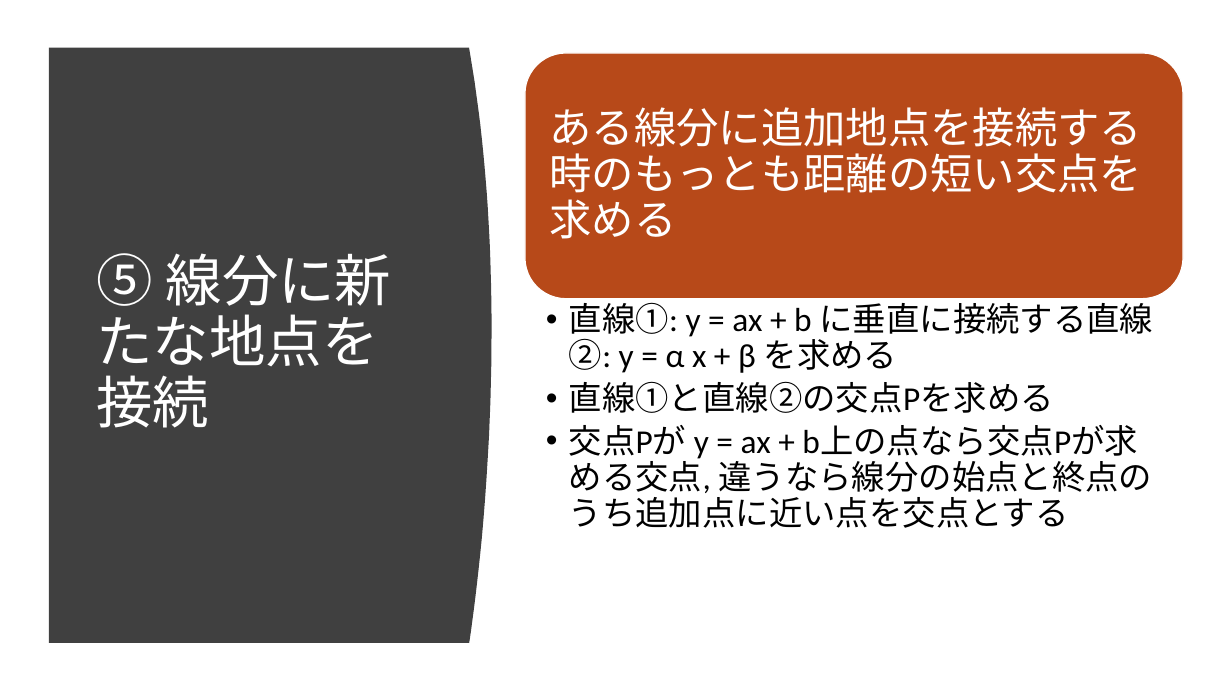
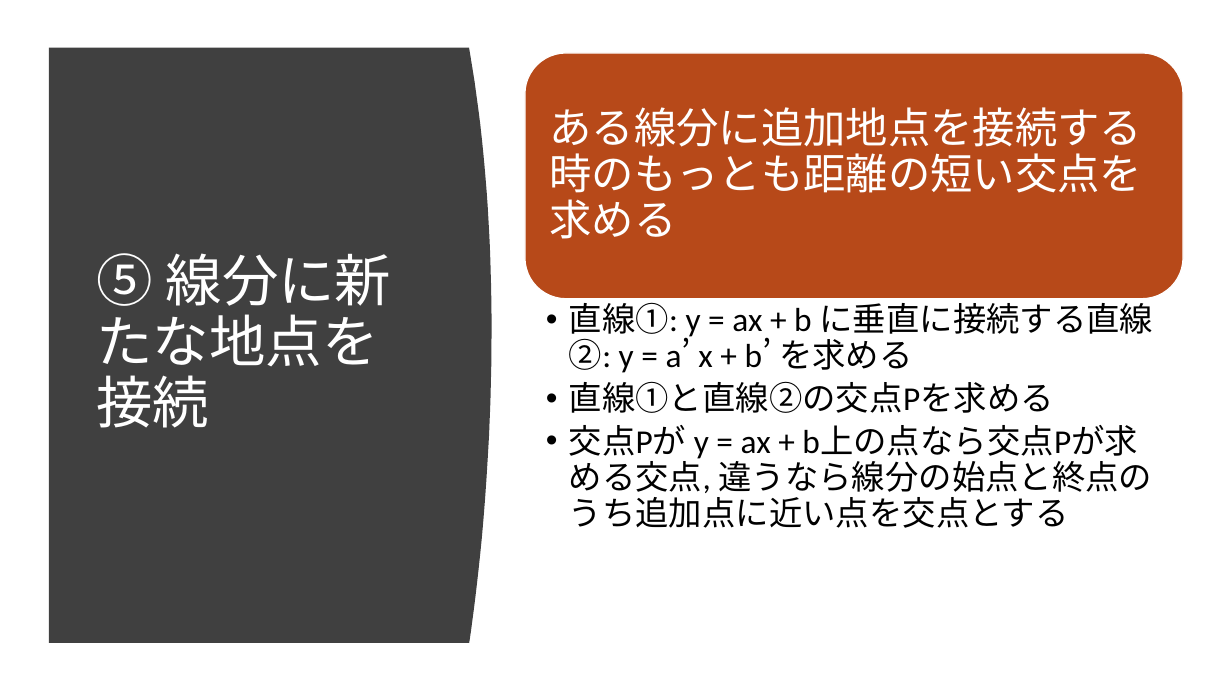
Before and after one commit to ie03-aizu-2019/ie03project-skys, a slide deck: slide 10 of Reports/Midterm.pptx. Drawn at 1232x693 pixels with LibreOffice and Linux fonts; fonts in the diff are those of the drawing. Boxes give left, top, right and bottom in pixels: in the first picture for what was removed or moved away, otherwise in the second. Text is boxed around its words. In the diff, an @@ line names an element or a change of style, - is before the commit and + after.

```diff
--- a/Reports/Midterm.pptx
+++ b/Reports/Midterm.pptx
@@ text at (x1=569, y1=297, x2=1154, y2=373): text changed @@
-  • 直線①: y = ax + b に垂直に接続する直線②: y = α x + β を求める
+  • 直線①: y = ax + b に垂直に接続する直線②: y = a’ x + b’ を求める
```
Also in this commit, not shown: 4 other slides changed, 1 slide added.
